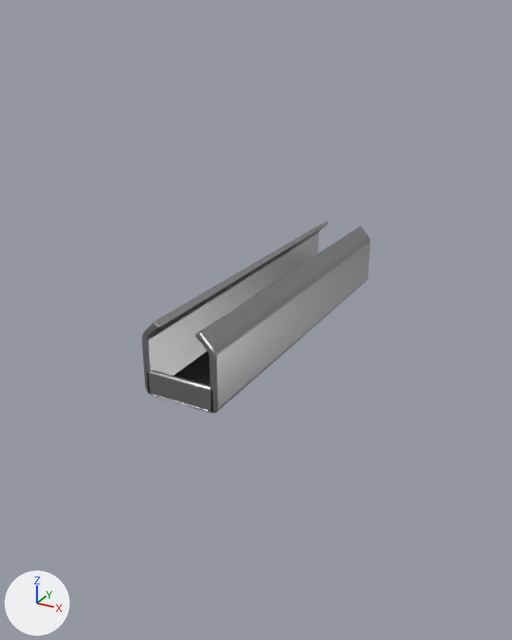
A saved change to the glTF model assets/models/mags/mosin_clip.glb.
Both versions are drawn from a 50 mm lens placed at (0.0483, -0.0944, 0.0427), pointed at (-0.0021, -0.0027, -0.0032). Every picture has the same lights, and +X, +Y and +Z are marked at lower left. The older version comes first. Vertices at exactly the same position are counted once.

Names of what the first picture shows: 'static_clip'.
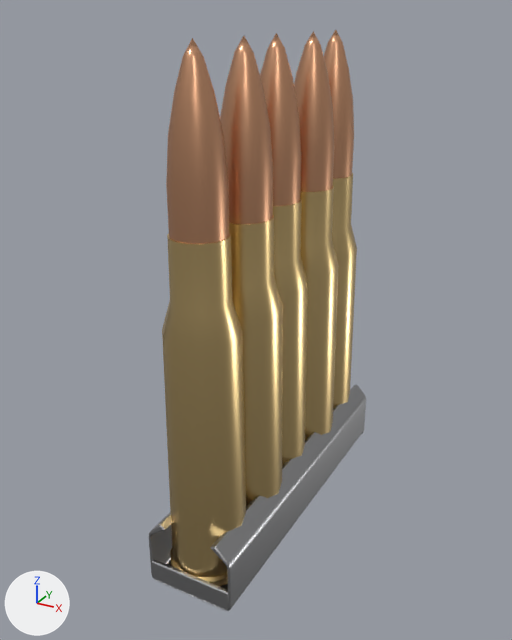
Commit message: Magazines you can read: rounds in the lips, a loaded clip

Boxes (x1, y1, x2, y2) around the edits, measured in the pictures (512 x 640 px; the box of a moved part takes in the faces that stretch with it):
'round_5', added
    after: (162, 38, 246, 586)
    faces in mat_brass (beige #e1c489): (162, 232, 246, 586)
    faces in mat_copper (beige #dda681): (166, 38, 229, 244)
'static_clip', reshaped (18% taller)
    before: (142, 221, 370, 413)
    after: (149, 384, 366, 611)
'round_4', added
    after: (220, 36, 283, 506)
    faces in mat_brass (beige #e1c489): (229, 216, 283, 506)
    faces in mat_copper (beige #dda681): (220, 36, 273, 224)
'round_2', added
    after: (294, 31, 339, 440)
    faces in mat_brass (beige #e1c489): (300, 186, 339, 440)
    faces in mat_copper (beige #dda681): (294, 31, 334, 192)
'round_3', added
    after: (260, 33, 308, 466)
    faces in mat_brass (beige #e1c489): (273, 199, 308, 466)
    faces in mat_copper (beige #dda681): (260, 33, 301, 206)
'round_1', added
    after: (324, 30, 357, 409)
    faces in mat_brass (beige #e1c489): (332, 173, 357, 409)
    faces in mat_copper (beige #dda681): (324, 30, 354, 179)
part 1 of me_static_clip, moved or reshaped
    before: (147, 370, 213, 411)
    after: (152, 559, 229, 611)
part 2 of me_static_clip, moved or reshaped (not visible afterwards)
    before: (174, 351, 210, 386)
part 3 of me_static_clip, moved or reshaped
    before: (142, 221, 370, 413)
    after: (149, 384, 366, 611)

The change, as a diff of the scene's bpy script:
```diff
--- a/assets/models/mags/mosin_clip.glb.py
+++ b/assets/models/mags/mosin_clip.glb.py
@@ me_static_clip @@
-me_static_clip.from_pydata(...)  # 180 vertices, 340 faces; spans x -0.0058..0.0058, y -0.0275..0.0275, z -0.0063..0.0058
+me_static_clip.from_pydata(...)  # 180 vertices, 340 faces; spans x -0.0072..0.0072, y -0.0275..0.0275, z -0.0397..-0.0274
+# me_static_clip part 1: the loose piece of 24 vertices spanning x -0.0054..0.0054, y -0.0275..-0.0267, z -0.0052..-0.0018 is scaled about its middle by (1.3, 1, 1), then moved by (0.0, 0.0, -0.0334)
+# me_static_clip part 2: the loose piece of 24 vertices spanning x -0.0043..0.0043, y -0.024..0.024, z -0.0047..-0.0043 is scaled about its middle by (0.332, 0.958, 1), then moved by (0.0, 0.0, -0.0334)
+# me_static_clip part 3: 84 of 180 vertices moved; they spanned x -0.0058..0.0058, y -0.0275..0.0275, z -0.0055..0.0058 and now span x -0.0072..0.0072, y -0.0275..0.0275, z -0.0389..-0.0274; mean shift (0.0, 0.0, -0.0334); largest move (0.0047, -0.0273, 0.0028) -> (0.0067, -0.0273, -0.0307)
+# other edits to the shape of me_static_clip do not show in these pictures
 me_static_clip.materials.append(mat_steel)
@@ ob_round_5 @@
+ob_round_5 = bpy.data.objects.new('round_5', me_round_5)  # 238 vertices, 484 faces; spans x -0.0066..0.0059, y -0.0271..-0.0149, z -0.0374..0.0396; in mat_brass (beige #e1c489), mat_copper (beige #dda681), mat_red (red #bc4538)
+ob_round_5.location = (0.0, 0.0, 0.0)
@@ ob_round_4 @@
+ob_round_4 = bpy.data.objects.new('round_4', me_round_4)  # 238 vertices, 484 faces; spans x -0.0059..0.0066, y -0.0166..-0.0044, z -0.0374..0.0396; in mat_brass (beige #e1c489), mat_copper (beige #dda681), mat_red (red #bc4538)
+ob_round_4.location = (0.0, 0.0, 0.0)
@@ ob_round_3 @@
+ob_round_3 = bpy.data.objects.new('round_3', me_round_3)  # 238 vertices, 484 faces; spans x -0.0066..0.0059, y -0.0061..0.0061, z -0.0374..0.0396; in mat_brass (beige #e1c489), mat_copper (beige #dda681), mat_red (red #bc4538)
+ob_round_3.location = (0.0, 0.0, 0.0)
@@ ob_round_2 @@
+ob_round_2 = bpy.data.objects.new('round_2', me_round_2)  # 238 vertices, 484 faces; spans x -0.0059..0.0066, y 0.0044..0.0166, z -0.0374..0.0396; in mat_brass (beige #e1c489), mat_copper (beige #dda681), mat_red (red #bc4538)
+ob_round_2.location = (0.0, 0.0, 0.0)
@@ ob_round_1 @@
+ob_round_1 = bpy.data.objects.new('round_1', me_round_1)  # 238 vertices, 484 faces; spans x -0.0066..0.0059, y 0.0149..0.0271, z -0.0374..0.0396; in mat_brass (beige #e1c489), mat_copper (beige #dda681), mat_red (red #bc4538)
+ob_round_1.location = (0.0, 0.0, 0.0)
```
